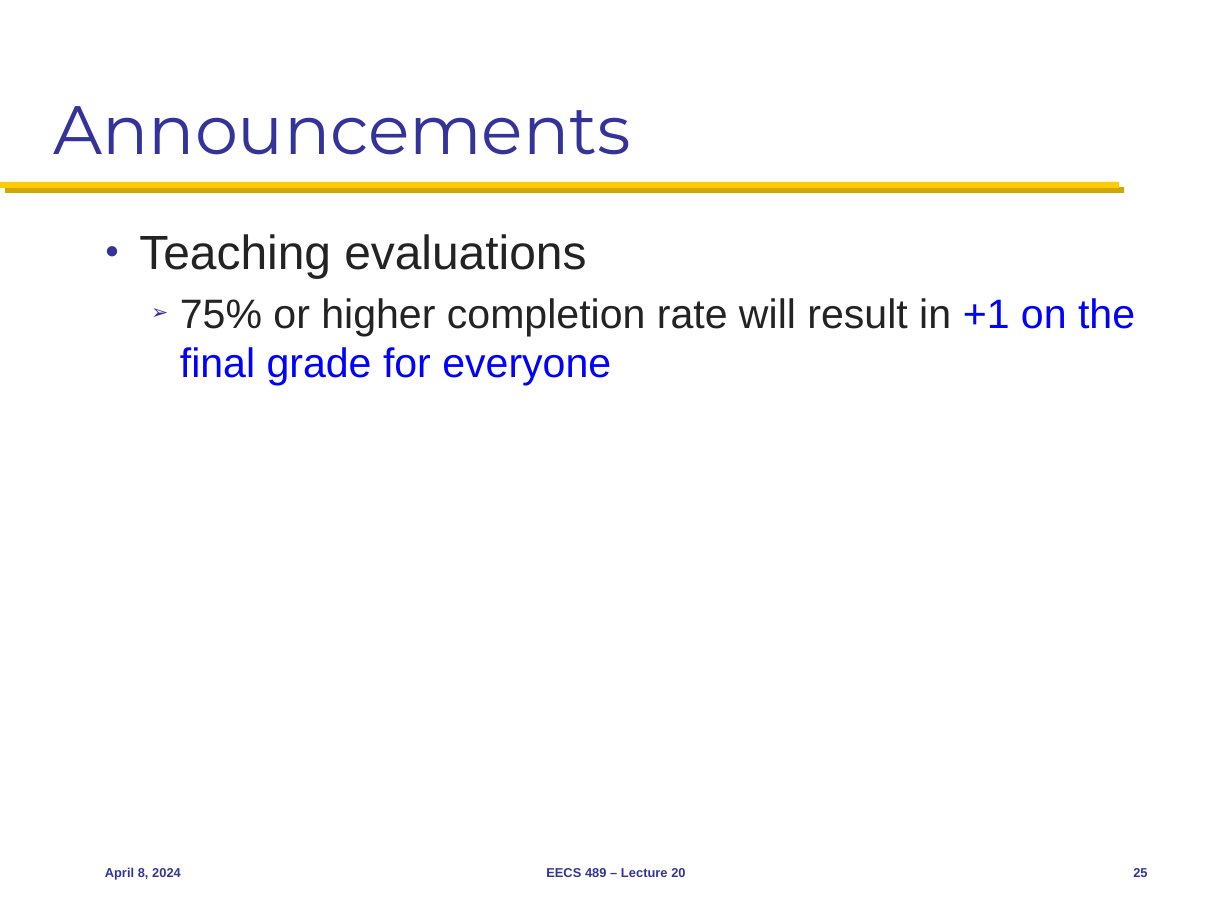
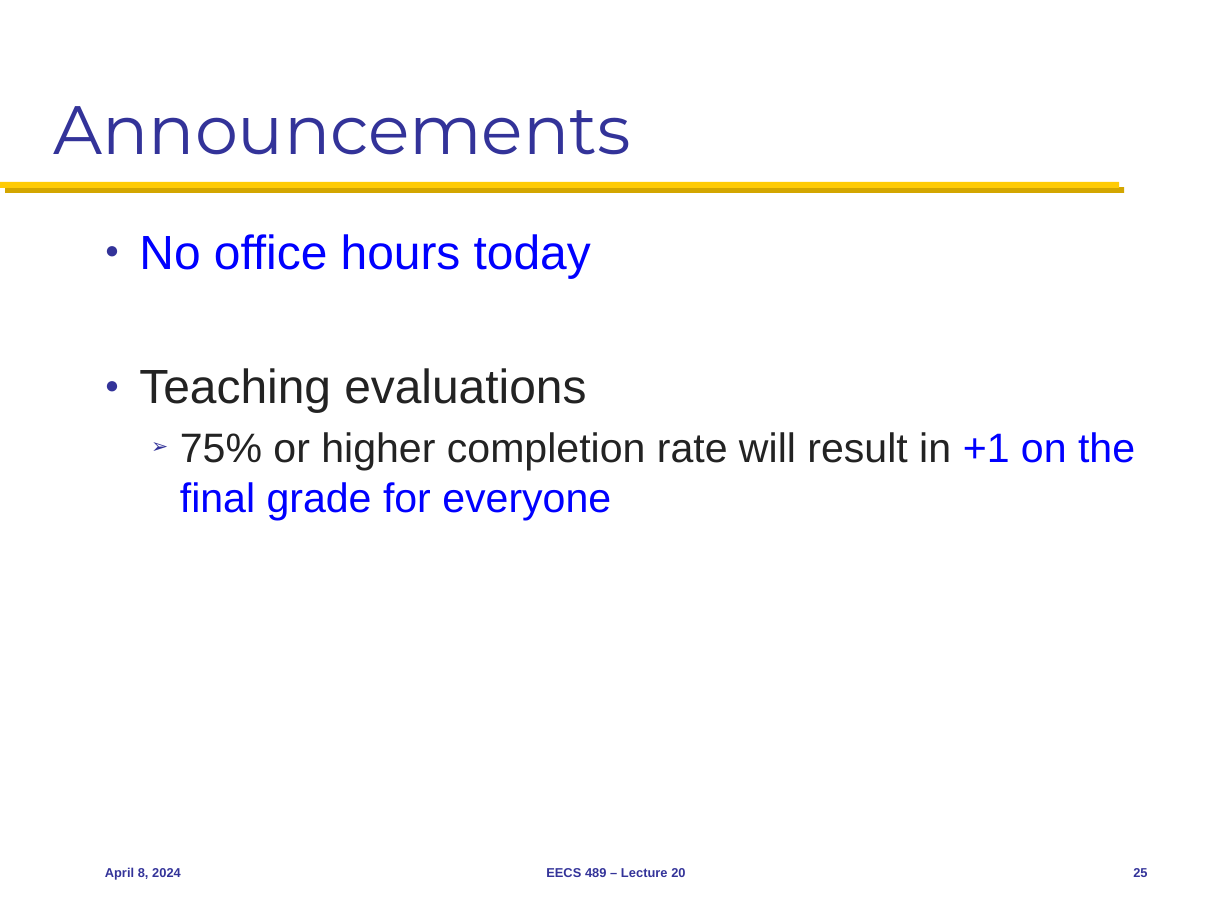
Before and after one commit to parthraut/eecs489, a slide deck: slide 25 of Slides/040824.pptx. Drawn at 1232x924 pixels with LibreOffice and Linux fonts; fonts in the diff are those of the drawing. Boxes give left, top, right and bottom in pixels: in the first picture for what was removed or moved away, otherwise in the second. Text is boxed around its words. In the diff, an @@ line names an element or a change of style, - is before the commit and + after.

```diff
--- a/Slides/040824.pptx
+++ b/Slides/040824.pptx
@@ text at bbox=[139, 234, 591, 278]: paragraph added @@
+● No office hours today
```
Also in this commit, not shown: 1 other slide changed, 1 other file.
